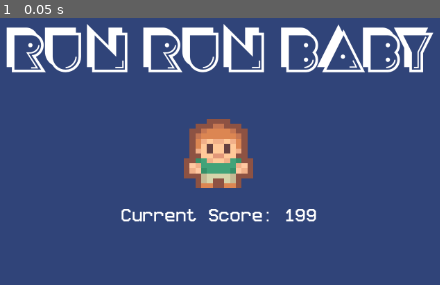
Above: before the commit, frame 1.
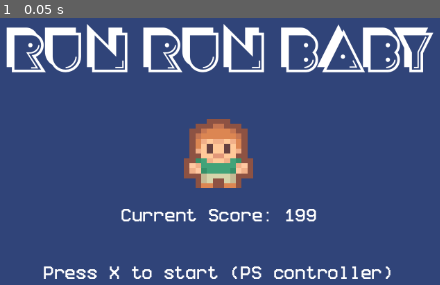
Above: after the commit, the same moment.

Repository: ledesmx/clear-code-godot
Game: Godot game, scene res://scenes/title.tscn
Same seed, same stepped clock (60 frames per second), same inputs: the game is played once before the commit and once after it. This scene is started directly instead of the project's main scene.
Inputs:
- Up to frame 1 (0.05 s): no input

The runs differ from the first frame. In frame 1, 1.5% of the frame differs, in the area x 9-89%, y 92-98%.

Commit message:
change from title scene to game scene

Diff:
--- /dev/null
+++ b/frogger-game/scenes/title.gd
@@ -0,0 +1,5 @@
+extends Control
+
+func _process(_delta: float) -> void:
+	if Input.is_action_just_pressed("run"):
+		get_tree().change_scene_to_file("res://scenes/game.tscn")
--- a/frogger-game/scenes/title.tscn
+++ b/frogger-game/scenes/title.tscn
@@ -1,6 +1,7 @@
 [gd_scene format=3 uid="uid://bg46h5x2n6eev"]
 
 [ext_resource type="FontFile" uid="uid://dr201ov4c76pb" path="res://fonts/Crackman.otf" id="1_4ignj"]
+[ext_resource type="Script" uid="uid://cxc444kjs454y" path="res://scenes/title.gd" id="1_pyl7j"]
 [ext_resource type="Texture2D" uid="uid://bkgrir378horu" path="res://graphics/player/player_simple.png" id="2_p6dhs"]
 [ext_resource type="FontFile" uid="uid://hqpa84d2dqvp" path="res://fonts/Better VCR 9.0.1.ttf" id="3_pyl7j"]
 
@@ -11,6 +12,7 @@
 anchor_bottom = 1.0
 grow_horizontal = 2
 grow_vertical = 2
+script = ExtResource("1_pyl7j")
 
 [node name="ColorRect" type="ColorRect" parent="." unique_id=605193477]
 layout_mode = 1
@@ -66,3 +68,20 @@
 theme_override_fonts/font = ExtResource("3_pyl7j")
 theme_override_font_sizes/font_size = 21
 text = "Current Score: 199"
+
+[node name="Instruction" type="Label" parent="." unique_id=132960944]
+layout_mode = 1
+anchors_preset = -1
+anchor_left = 0.5
+anchor_top = 0.5
+anchor_right = 0.5
+anchor_bottom = 0.5
+offset_left = -142.5
+offset_top = 200.0
+offset_right = 140.5
+offset_bottom = 146.75
+grow_horizontal = 2
+grow_vertical = 2
+theme_override_fonts/font = ExtResource("3_pyl7j")
+theme_override_font_sizes/font_size = 21
+text = "Press X to start (PS controller)"
Not shown, added: frogger-game/scenes/title.gd.uid
